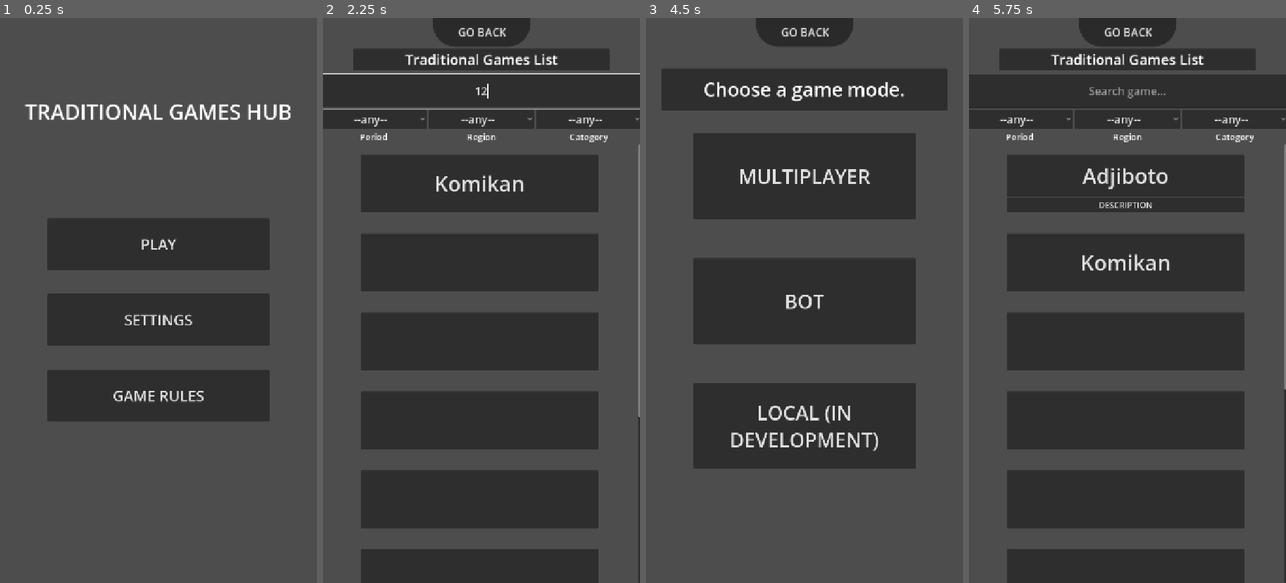
Above: before the commit, frames 1-4 (left to right).
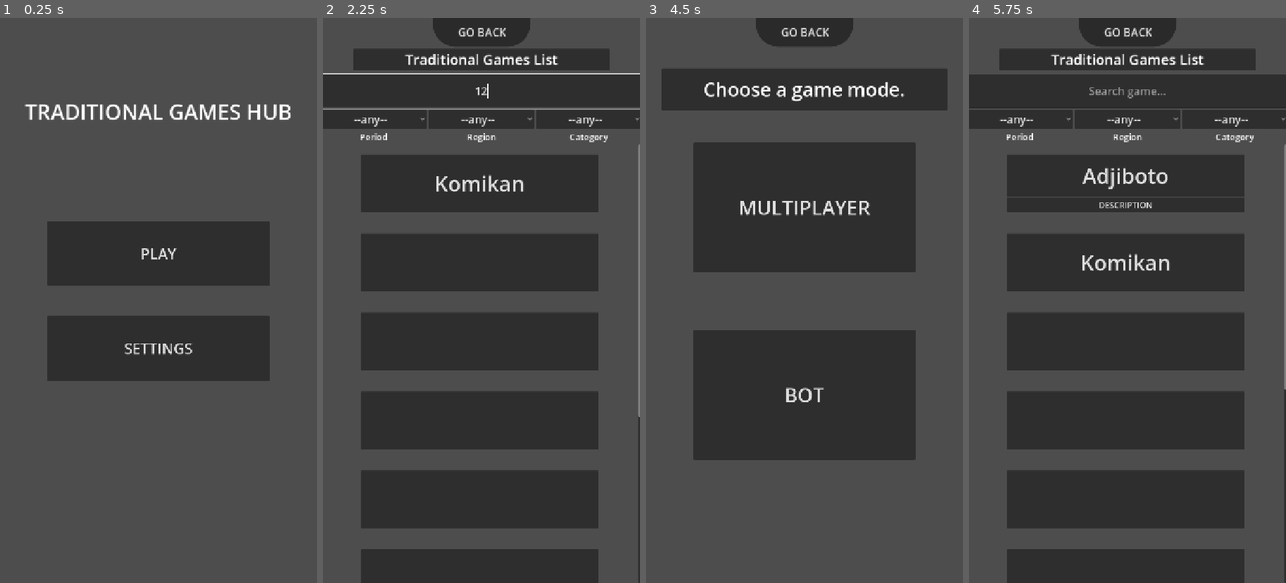
Above: after the commit, the same moments.

Repository: LeYohan-rgb/trad-games-hub
Game: Godot game, scene res://Scenes/starting_screen.tscn
Two runs of this game, one before a commit and one after it. Both use one fixed random seed, a clock stepped at 60 frames per second and the inputs below. The engine's default icon, where the game draws it, is replaced by a stand-in: a white triangle on a blue panel in a dark square.
Inputs (mouse positions are in pixels of both pictures, inside the frame that each line leads up to):
- Up to frame 1 (0.25 s): no input
- Up to frame 2 (2.25 s): click (481, 396) at 0.5 s, where only the run before the commit has a clickable "GAME RULES"; click "PLAY" at 1.25 s; click (481, 91) at 2.02 s; type "12" at 2.1 s
- Up to frame 3 (4.5 s): click "GO BACK" at 2.75 s; click "PLAY" at 3.5 s; click "Adjiboto" at 4.25 s
- Up to frame 4 (5.75 s): click "GO BACK" at 5 s

The runs differ from the first frame. In frame 1, 13% of the frame differs, in the area x 14-86%, y 35-72%; in frame 2, nothing differs; in frame 3, 21%, in the area x 14-86%, y 20-80%; in frame 4, nothing differs.

Commit message:
Changing the script to allow the host to possibly be the second player too

Diff:
--- a/Scenes/choosing_game_mode.tscn
+++ b/Scenes/choosing_game_mode.tscn
@@ -93,6 +93,7 @@
 autowrap_mode = 2
 
 [node name="Button" type="Button" parent="display_list" unique_id=1759756371]
+visible = false
 layout_mode = 2
 size_flags_vertical = 3
 offset_transform_enabled = true
--- a/Scenes/starting_screen.tscn
+++ b/Scenes/starting_screen.tscn
@@ -47,14 +47,6 @@
 theme_override_font_sizes/font_size = 48
 text = "SETTINGS"
 
-[node name="Button" type="Button" parent="buttons" unique_id=1850348299]
-layout_mode = 2
-size_flags_vertical = 3
-offset_transform_enabled = true
-offset_transform_scale = Vector2(0.7, 0.7)
-theme_override_font_sizes/font_size = 48
-text = "GAME RULES"
-
 [node name="Control" type="Control" parent="buttons" unique_id=981609716]
 layout_mode = 2
 size_flags_vertical = 3
--- a/Scripts/adjiboto_room.gd
+++ b/Scripts/adjiboto_room.gd
@@ -17,6 +17,8 @@
 @onready var win_quit_game_btn = $Control2/winning_panel/HBoxContainer/win_quit_game_btn
 @onready var player_choser = $Control/first_plr_choser
 @onready var replay_btn = $Control2/winning_panel/HBoxContainer/replay_btn
+@onready var player_choser_player_2_btn = $Control/first_plr_choser/plr_chosen_btn
+@onready var player_choser_player_1_btn = $Control/first_plr_choser/bot_btn
 
 @onready var plr_2_stones_bg = $HBoxContainer/adjiboto_boat_2/ColorRect
 @onready var plr_1_stones_bg = $HBoxContainer/adjiboto_boat_1/ColorRect
@@ -26,7 +28,8 @@
 var catch_modulate_color = "ff0000"
 var opposite_player_disconnected : bool = false
 var plr_disconnected_index : int = 0
-var bot_wait_time : float = 5.0
+var bot_wait_time : float = 3.0
+var max_time_per_stone : float = 0.25
 
 
 var going_to_replay : bool = false
@@ -34,6 +37,7 @@
 var holes_used_in_first_stage_bot = []
 var replay_agreement = [false, false]
 var bot_turn : int = 0
+var multiplayer_turn : int = 0
 
 @onready var game_holes= {
 	1: $HBoxContainer/holes_container/btn_1_1,
@@ -96,13 +100,21 @@
 		player_choser.show()
 		player_1_label.text = Global.player_name
 		player_2_label.text = "BOT"
-		return
-
-	message_label.text = "It's " + Global.players[0] + "'s turn!"
+		player_choser_player_1_btn.text = "BOT"
+		player_choser_player_2_btn.text = Global.player_name
+		return
+
 	if multiplayer.is_server():
+		game_paused = true
+		message_label.text = "Who makes the first move?"
 		player_1_label.text = Global.players[0]
 		player_2_label.text = Global.players[1]
-	else:
+		player_choser_player_1_btn.text = Global.players[0]
+		player_choser_player_2_btn.text = Global.players[1]
+		player_choser.show()
+	else:
+		game_paused = true
+		message_label.text = "Waiting for the host to select the first player..."
 		player_1_label.text = Global.players[1]
 		player_2_label.text = Global.players[0]
 
@@ -122,13 +134,28 @@
 		else:
 			return
 
-	if multiplayer.is_server() and game_state["turn"] == 0 and game_paused == false:
+	if multiplayer.is_server() and is_it_your_turn("host") and game_paused == false:
 		is_move_legal(hole_num, 0)
 
 		#THE HOST PLAYED!
-	if not multiplayer.is_server() and game_state["turn"] == 1 and game_paused == false:
+	if not multiplayer.is_server() and is_it_your_turn("client") and game_paused == false:
 		is_move_legal(hole_num, 1)
 		#THE CLIENT PLAYED!
+
+func is_it_your_turn(plr : String) -> bool:
+	if plr == "host":
+		if multiplayer_turn == game_state["turn"]:
+			return true
+		else:
+			return false
+
+	if plr == "client":
+		if multiplayer_turn != game_state["turn"]:
+			return true
+		else:
+			return false
+
+	return true
 
 
 func is_move_legal(hole_num, player):
@@ -258,7 +285,7 @@
 
 func loop_through_holes(hole_num, plr, plr_interface, stones_removed):
 	#DEBUG VALUE: 0.01 MAX
-	var time_per_stone = clamp(0.1, 5.0 / stones_removed, 0.5)
+	var time_per_stone = clamp(0.1, 5.0 / stones_removed, max_time_per_stone)
 	if Global.is_debugging:
 		time_per_stone = 0.01
 	var modulate_color = modulate_color_1 if game_state["turn"] == 0 else modulate_color_2
@@ -811,24 +838,62 @@
 	reset_all_variables()
 	set_up()
 
+@rpc("any_peer", "call_local", "reliable")
+func set_up_multiplayer_first_turn(whose_turn : int, was_manual : bool):
+	player_choser.hide()
+	multiplayer_turn = whose_turn
+	if was_manual:
+		message_label.text = Global.players[whose_turn] + " was chosen as the first player manually!"
+		await get_tree().create_timer(2.0).timeout
+		game_paused = false
+	else:
+		message_label.text = Global.players[whose_turn] + " was chosen as the first player randomly!"
+		await get_tree().create_timer(2.0).timeout
+		game_paused = false
+	message_label.text = "It's " + Global.players[whose_turn] + "'s turn!"
+
+
+
+
 #---------------------BOT FUNCTIONS----------------------
 
 func _on_bot_btn_pressed() -> void:
-	bot_turn = 0
-	set_up_first_game_turn_bot(bot_turn)
+	if Global.game_mode == 1:
+		bot_turn = 0
+		set_up_first_game_turn_bot(bot_turn)
+	else:
+		#CHECK IF DISCONNECTED FOR SOME REASON
+		if opposite_player_disconnected:
+			return
+
+		set_up_multiplayer_first_turn.rpc(0, true)
 
 
 func _on_randomize_plr_btn_pressed() -> void:
 	var choices = [0, 1]
 	choices.shuffle()
 
-	bot_turn = choices[0]
-	set_up_first_game_turn_bot(bot_turn)
+	if Global.game_mode == 1:
+		bot_turn = choices[0]
+		set_up_first_game_turn_bot(bot_turn)
+	else:
+		#CHECK IF DISCONNECTED FOR SOME REASON
+		if opposite_player_disconnected:
+			return
+
+		set_up_multiplayer_first_turn.rpc(choices[0], false)
 
 
 func _on_plr_chosen_btn_pressed() -> void:
-	bot_turn = 1
-	set_up_first_game_turn_bot(bot_turn)
+	if Global.game_mode == 1:
+		bot_turn = 1
+		set_up_first_game_turn_bot(bot_turn)
+	else:
+		#CHECK IF DISCONNECTED FOR SOME REASON
+		if opposite_player_disconnected:
+			return
+
+		set_up_multiplayer_first_turn.rpc(1, true)
 
 func set_up_first_game_turn_bot(turn : int):
 	player_choser.hide()
